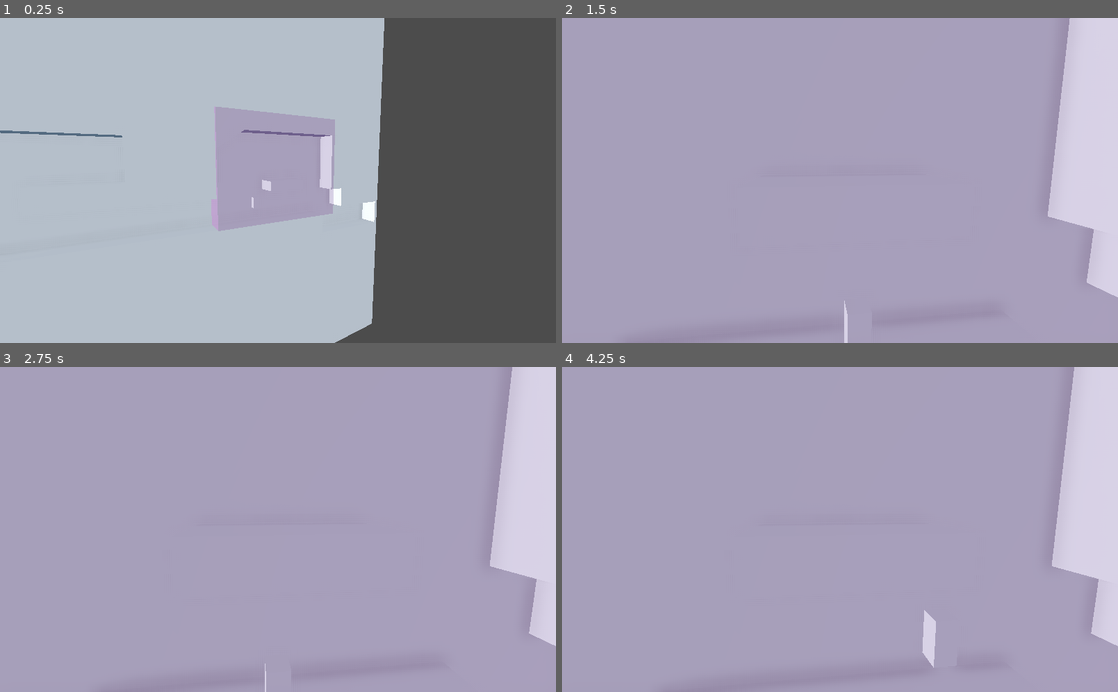
Above: before the commit, frames 1-4 (two rows, left to right).
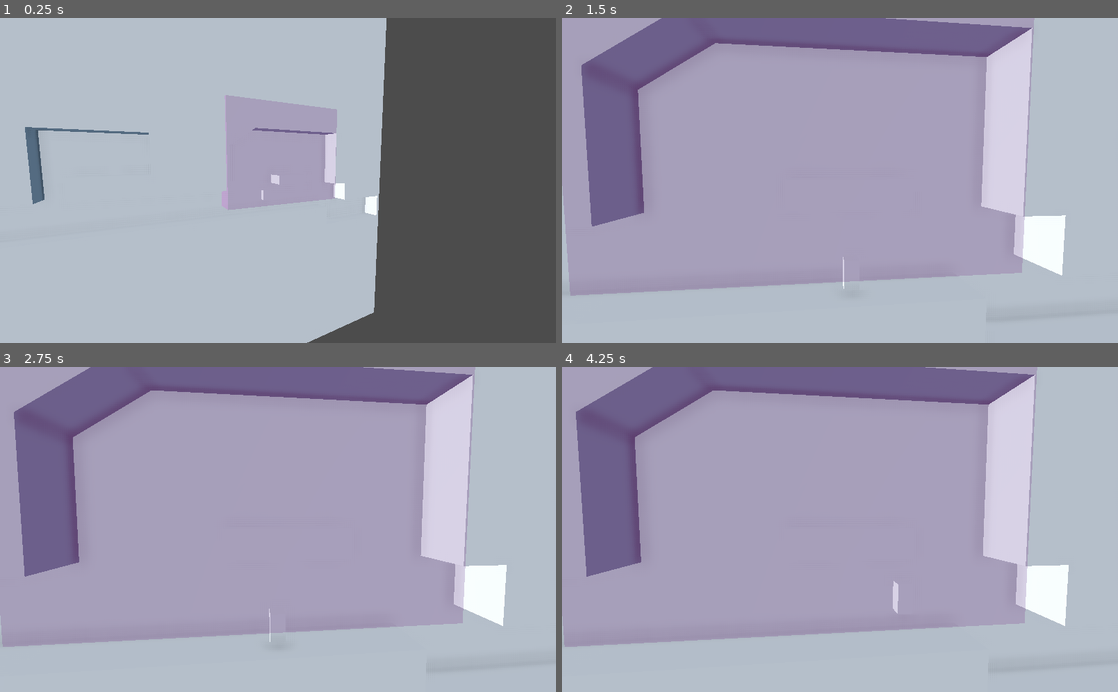
Above: after the commit, the same moments.

Repository: pfirsich/GameOff2019
Game: Godot game, scene res://Main.tscn
The game is run twice, just before and just after one commit, with the same random seed, the same clock (stepped at 60 frames per second) and the same inputs.
Inputs:
- Up to frame 1 (0.25 s): no input
- Up to frame 2 (1.5 s): hold D (move_right) 0.53-1.28 s; tap Space (jump) at 0.77 s; hold A (move_left) from 1.28 s (still down)
- Up to frame 3 (2.75 s): tap Space (jump) at 1.52 s; release A (move_left) at 2.03 s; hold D (move_right) from 2.03 s (still down)
- Up to frame 4 (4.25 s): tap Space (jump) at 3.02, 3.77 s; release D (move_right) at 3.53 s; hold A (move_left) from 3.53 s (still down)

The runs differ from the first frame. In frame 1, 4.7% of the frame differs, in the area x 0-70%, y 0-100%; in frame 2, 46%, in the area x 0-100%, y 0-100%; in frame 3, 46%; in frame 4, 46%.

Commit message:
Unfuck camera

Diff:
--- a/godot/Camera.gd
+++ b/godot/Camera.gd
@@ -4,31 +4,42 @@
 export var DEFAULT_HEIGHT = 1.5
 
 export var CAMERA_INTERP_SPEED = 4.0
+export var CAMERA_LOOKAT_INTERP_SPEED = 4.0
 export(Vector2) var CAMERA_DEADZONE = Vector2(0.2, 0.2)
 
 var camera_control_zone : Node = null
 var target_node : Spatial = null
 var distance
 var height
+var look_at_pos : Vector3
 
 func _ready():
     distance = DEFAULT_DISTANCE
     height = DEFAULT_HEIGHT
 
+    target_node = get_node("../Player")
+    look_at_pos = target_node.get_translation()
+
 func _process(delta):
     if target_node == null:
         target_node = get_node("../Player")
-    var target_pos = target_node.get_translation()
-    var target_cam_pos = Vector3(target_pos.x, target_pos.y + height, distance)
+
+    var target_node_pos = target_node.get_translation()
+    var target_cam_pos = Vector3(target_node_pos.x, target_node_pos.y + height, distance)
 
     var delta_vec = target_cam_pos - translation
     if abs(delta_vec.x) < CAMERA_DEADZONE.x:
         delta_vec.x = 0
     if abs(delta_vec.y) < CAMERA_DEADZONE.y:
         delta_vec.y = 0
+
     #delta_vec = delta_vec.normalized()
     translate(delta_vec * CAMERA_INTERP_SPEED * delta)
-    look_at(target_pos, Vector3(0, 1, 0))
+
+    var look_at_delta = target_node_pos - look_at_pos
+    # IDEA: lookat deadzone here?
+    look_at_pos += look_at_delta * CAMERA_LOOKAT_INTERP_SPEED * delta
+    look_at(look_at_pos, Vector3(0, 1, 0))
 
 func take_control(control_zone):
     camera_control_zone = control_zone
@@ -37,6 +48,10 @@
     else:
         target_node = $Player
 
+    distance = control_zone.distance
+    height = control_zone.height
+
+
 func release_control(control_zone):
     if camera_control_zone == control_zone:
         camera_control_zone = null
--- a/godot/Main.tscn
+++ b/godot/Main.tscn
@@ -38,9 +38,10 @@
 transform = Transform( 1, 0, 0, 0, 1, 0, 0, 0, 1, -0.241172, -0.406873, -0.224398 )
 
 [node name="FirstOrbCCZ" parent="." instance=ExtResource( 5 )]
-transform = Transform( 5, 0, 0, 0, 4, 0, 0, 0, 1, 28.7371, 3.18829, 0 )
+transform = Transform( 5, 0, 0, 0, 4, 0, 0, 0, 1, 28.4813, 3.94135, 0 )
 target_node = NodePath("../FirstOrb")
-height = 2.0
+distance = 6.0
+height = 1.0
 
 [node name="FirstOrb" type="Spatial" parent="."]
 transform = Transform( 1, 0, 0, 0, 0.939693, -0.34202, 0, 0.34202, 0.939693, 29.1431, 2.15455, -0.588584 )
